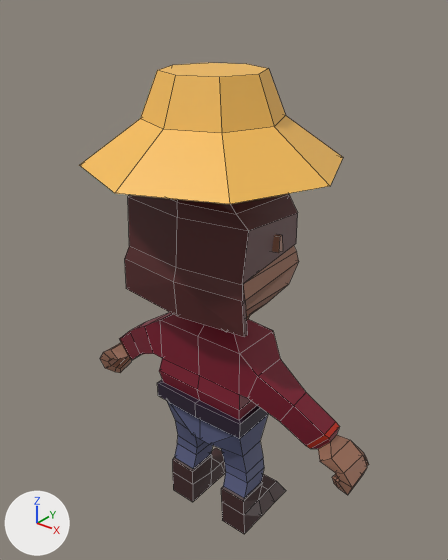
Renders of the Blender file Blender/Smolbean.blend from each side of a commit.
Camera for both pictures: a camera (50 mm lens) standing at (1.264, -1.528, 2.018) and looking at (-0.003, 0.055, 1.036). Lighting does not change. The marker at lower left points along +X, +Y and +Z. Mesh edges are drawn as thin lines.

Script lines for the objects in view, before the commit:
```python
me_basedude = bpy.data.meshes.new('BaseDude')
me_basedude.from_pydata(...)  # 365 vertices, 352 faces; spans x -0.625..0.625, y -0.222..0.244, z -0.001..1.498
me_basedude.materials.append(mat_material)  # picture img_twilioquest_76_32x_png
me_cylinder_001 = bpy.data.meshes.new('Cylinder.001')
me_cylinder_001.from_pydata(...)  # 40 vertices, 34 faces; spans x -0.426..0.426, y -0.426..0.426, z -0.093..0.189
me_cylinder_001.materials.append(mat_material)  # picture img_twilioquest_76_32x_png
ob_basedude = bpy.data.objects.new('BaseDude', me_basedude)
ob_basedude.location = (0.0, 0.0, 0.0)
ob_farmerhat = bpy.data.objects.new('FarmerHat', me_cylinder_001)
ob_farmerhat.location = (0.0, 0.0, 1.579)
ob_farmerhat.scale = (1.01, 1.01, 1.01)
```
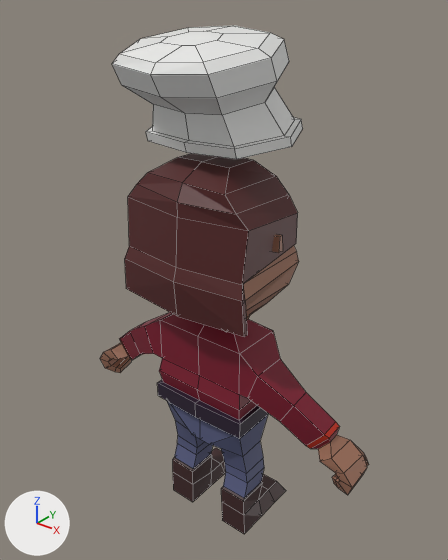
Edits to the bpy script that builds the scene:
```text
Add me_cylinder:
    me_cylinder.from_pydata(...)  # 80 vertices, 74 faces; spans x -0.345..0.342, y -0.352..0.361, z -0.205..0.257
    me_cylinder.materials.append(mat_material)  # picture img_twilioquest_76_32x_png
Change ob_farmerhat:
    add ob_farmerhat.hide_render = True
Add ob_bakershat:
    ob_bakershat = bpy.data.objects.new('BakersHat', me_cylinder)
    ob_bakershat.location = (0.0, 0.0, 1.694)
    ob_bakershat.scale = (0.758, 0.758, 0.758)
```

Boxes (x1, y1, x2, y2) around the edits, measured in the pictures (448 x 560 px):
'FarmerHat', hidden (orange): before (80, 63, 343, 204)
'BakersHat', added: after (112, 26, 303, 159)
